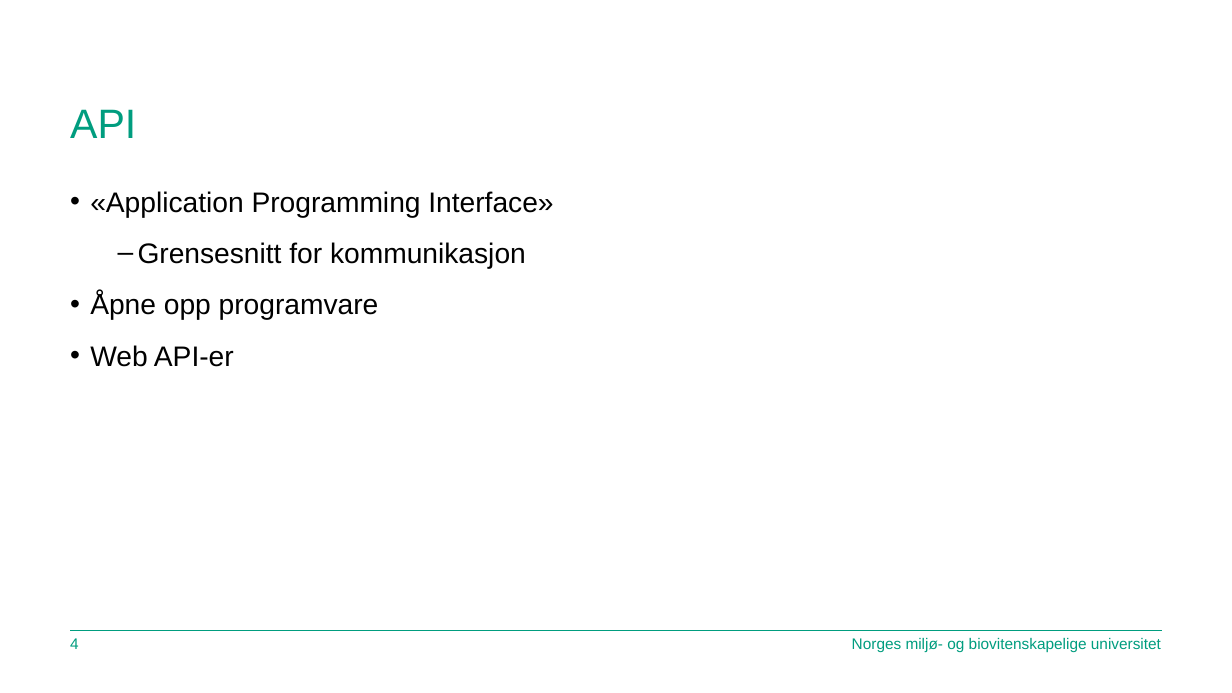
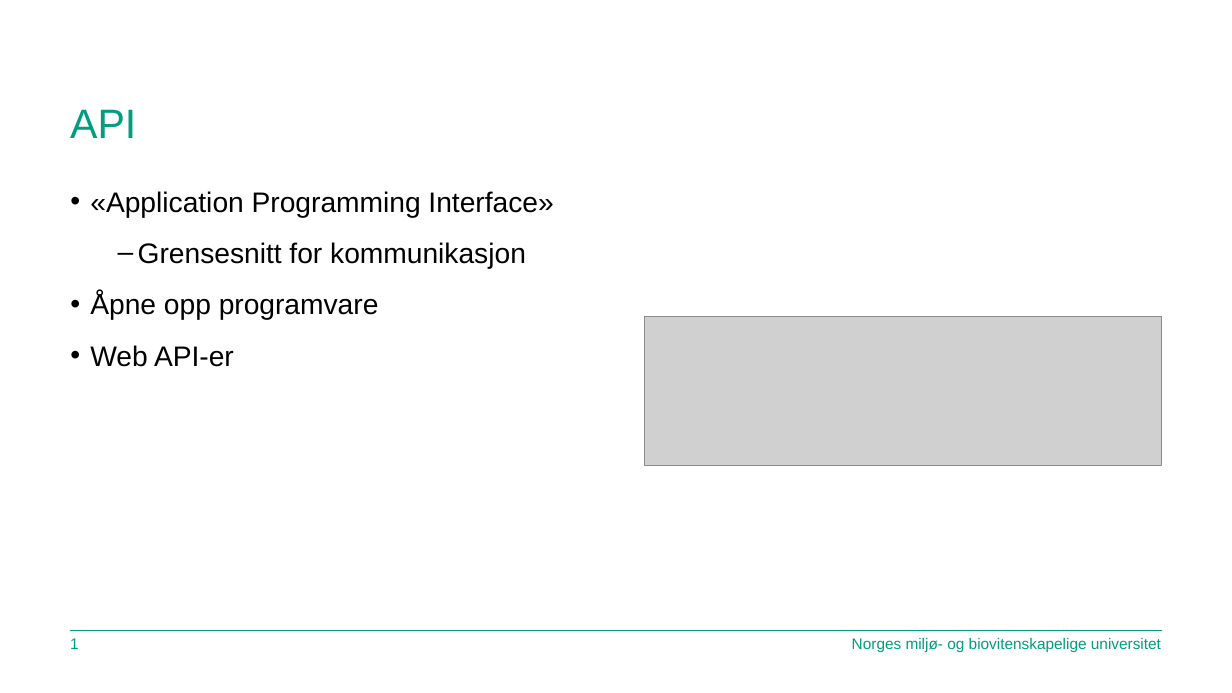
Before and after one commit to Eik-Lab/TIN100_API, a slide deck: slide 2 of 01_API/Presentasjon/01_API.pptx (slide 5 before the commit). Drawn at 1232x693 pixels with LibreOffice and Linux fonts; fonts in the diff are those of the drawing; grey boxes stand for pictures; background and template pictures are left out. Boxes give left, top, right and bottom in pixels: in the first picture for what was removed or moved away, otherwise in the second. Text is boxed around its words. In the diff, an @@ line names an element or a change of style, - is before the commit and + after.

```diff
--- a/01_API/Presentasjon/01_API.pptx
+++ b/01_API/Presentasjon/01_API.pptx
@@ picture added at (645, 317, 1162, 466) @@
@@ page number at (70, 638, 79, 649): text changed @@
-4
+1
```
Also in this commit, not shown: 5 other slides changed, 1 slide removed, 1 other file.
